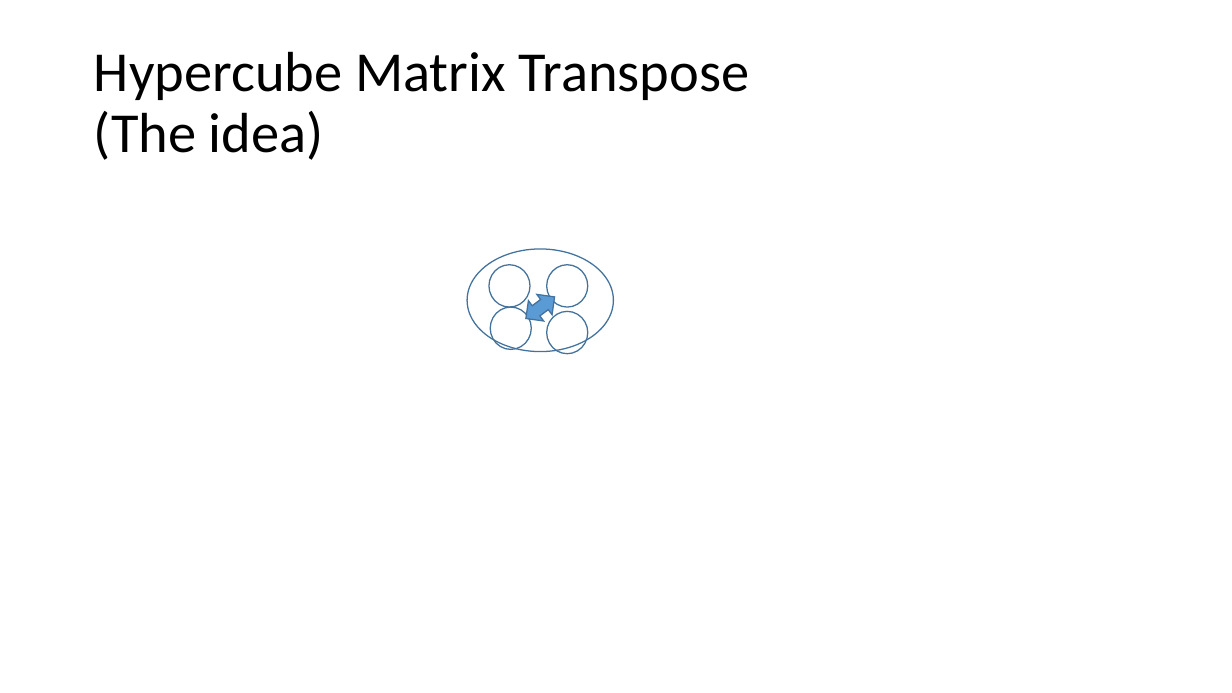
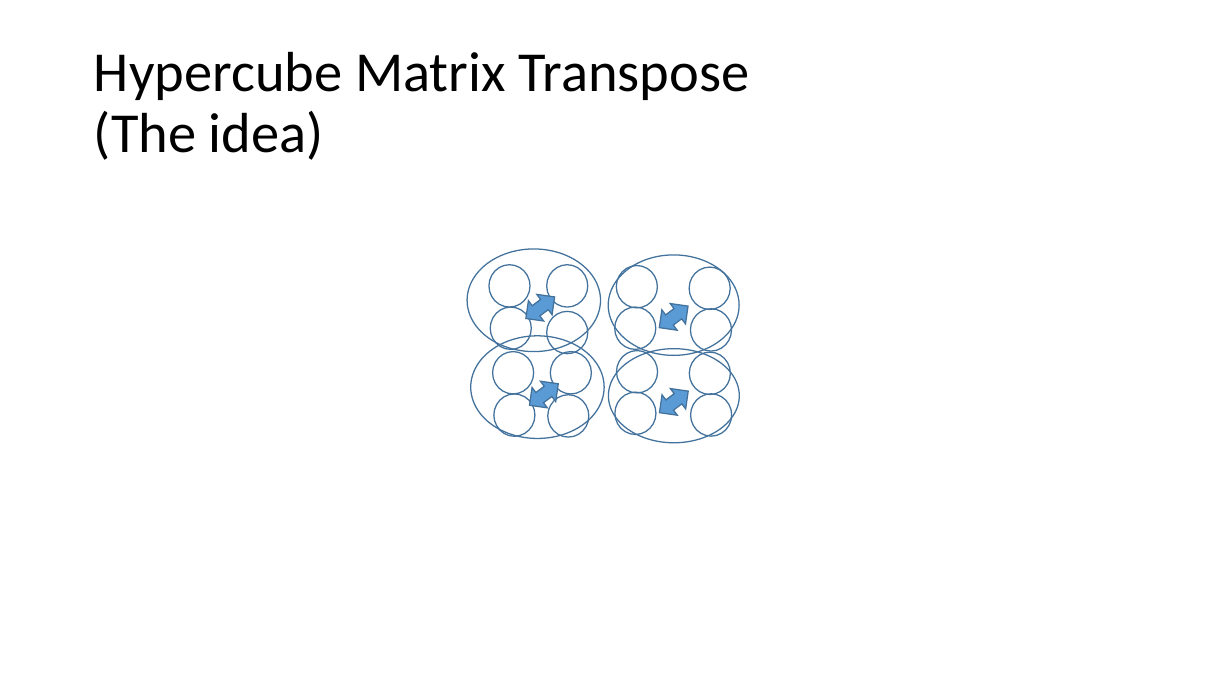
Before and after one commit to badjr/badjr.github.io, a slide deck: slide 43 of mat_mul_transpose.pptx (slide 29 before the commit). Drawn at 1232x693 pixels with LibreOffice and Linux fonts; fonts in the diff are those of the drawing; grey boxes stand for pictures. Boxes give left, top, right and bottom in pixels: in the first picture for what was removed or moved away, otherwise in the second. Text is boxed around its words. In the diff, an @@ line names an element or a change of style, - is before the commit and + after.

```diff
--- a/mat_mul_transpose.pptx
+++ b/mat_mul_transpose.pptx
@@ ellipse: place and size @@
-ellipse at (468, 249, 614, 351)
+ellipse at (468, 249, 601, 351)
@@ ellipse added at (608, 255, 739, 356), outline #43739E 1 pt @@
@@ ellipse added at (616, 265, 657, 308), outline #43739E 1 pt @@
@@ ellipse added at (689, 267, 730, 310), outline #43739E 1 pt @@
@@ left right arrow added at (652, 296, 696, 338), fill #5B9BD5, outline #43739E 1 pt @@
@@ ellipse added at (615, 307, 655, 349), outline #43739E 1 pt @@
@@ ellipse added at (690, 309, 731, 351), outline #43739E 1 pt @@
@@ ellipse added at (470, 335, 604, 438), outline #43739E 1 pt @@
@@ ellipse added at (493, 352, 533, 395), outline #43739E 1 pt @@
@@ ellipse added at (551, 352, 592, 395), outline #43739E 1 pt @@
@@ ellipse added at (608, 348, 739, 443), outline #43739E 1 pt @@
@@ ellipse added at (616, 350, 657, 393), outline #43739E 1 pt @@
@@ ellipse added at (689, 352, 730, 395), outline #43739E 1 pt @@
@@ left right arrow added at (522, 373, 566, 416), fill #5B9BD5, outline #43739E 1 pt @@
@@ left right arrow added at (652, 381, 696, 423), fill #5B9BD5, outline #43739E 1 pt @@
@@ ellipse added at (494, 394, 534, 436), outline #43739E 1 pt @@
@@ ellipse added at (548, 395, 589, 437), outline #43739E 1 pt @@
@@ ellipse added at (615, 392, 655, 434), outline #43739E 1 pt @@
@@ ellipse added at (690, 394, 731, 436), outline #43739E 1 pt @@
```
Also in this commit, not shown: 19 other slides changed, 9 slides added, 1 other file.
